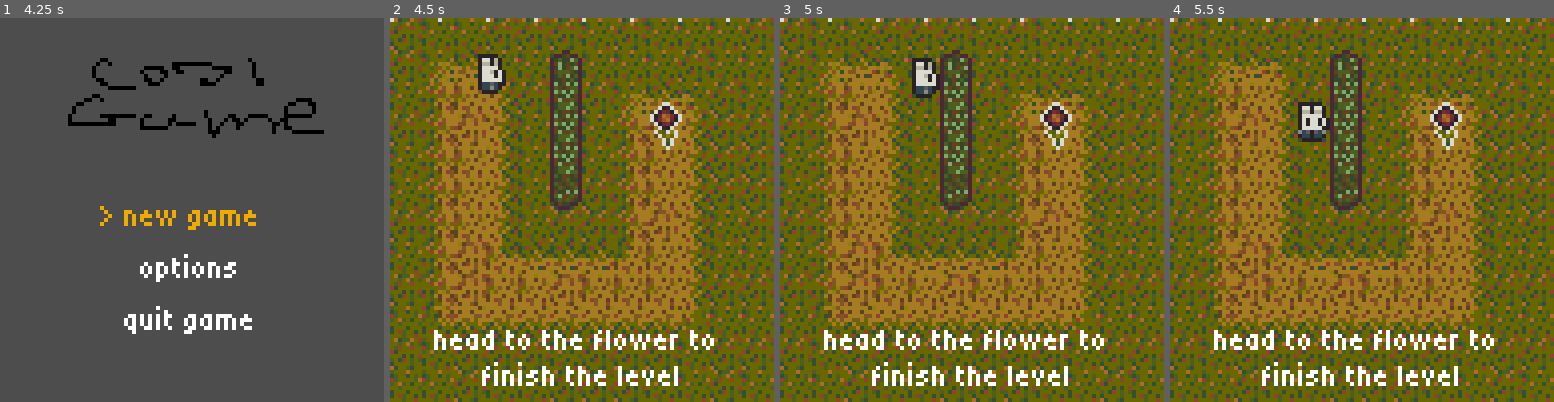
Above: before the commit, frames 1-4 (left to right).
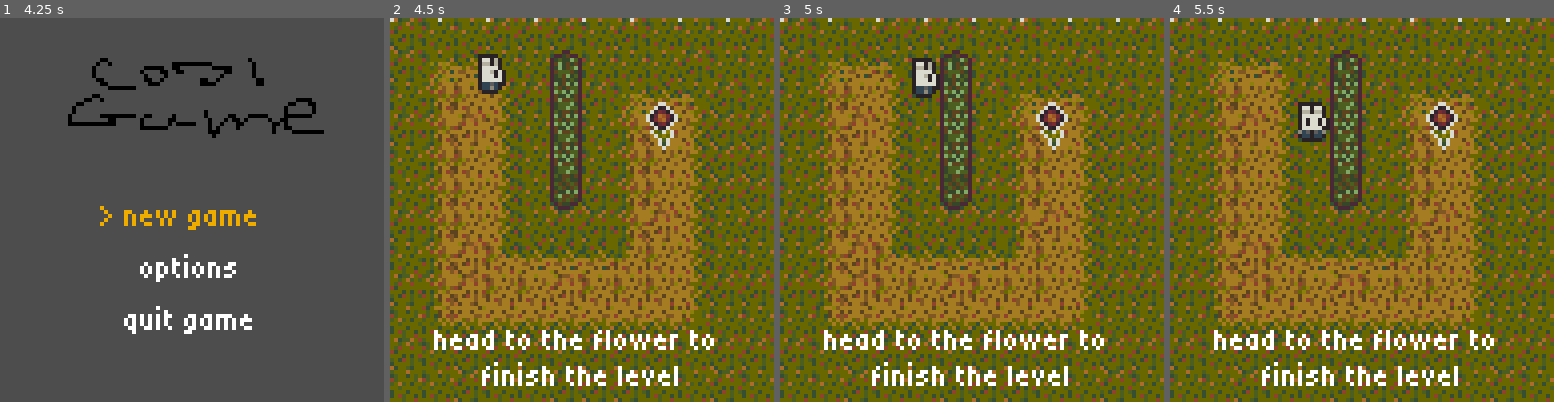
Above: after the commit, the same moments.

Repository: Someone68/cozyfall
Game: Godot game, scene res://scenes/main_menu.tscn
Two runs of this game, one before a commit and one after it. Both use one fixed random seed, a clock stepped at 60 frames per second and the inputs below.
Inputs:
- Up to frame 1 (4.25 s): click "> new game" at 0.5 s; click "> new game" at 1.25 s; click "> new game" at 2 s; click "options" at 2.75 s; click "> new game" at 3.5 s
- Up to frame 2 (4.5 s): tap Enter (ui_accept) at 4.25 s; hold Right (ui_right) from 4.28 s (still down); hold Z (tunnel) from 4.28 s (still down)
- Up to frame 3 (5 s): keep holding Right (ui_right); keep holding Z (tunnel); tap Enter (ui_accept) at 4.52 s
- Up to frame 4 (5.5 s): release Right (ui_right) at 5.03 s; release Z (tunnel) at 5.03 s; hold Down (ui_down) from 5.03 s (still down); tap Z (tunnel) at 5.1 s; tap Enter (ui_accept) at 5.27 s

Frame 1 is identical in both runs. In frame 2, 0.7% of the frame differs, in the area x 66-77%, y 21-35%; in frame 3, 0.7%; in frame 4, 0.7%.

Commit message:
fix flower sprite position

Diff:
--- a/scenes/flower.tscn
+++ b/scenes/flower.tscn
@@ -8,6 +8,6 @@
 script = ExtResource("1_yoh7s")
 
 [node name="Sprite2D" type="Sprite2D" parent="." unique_id=403036718]
-position = Vector2(1, -3)
+position = Vector2(0, -3)
 texture = ExtResource("1_8x8dx")
 centered = false
